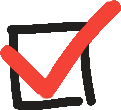
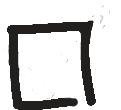
Comparing the layer stacks of the two 121px x 110px images. Changes:
hid "Layer 1" over <box>0,0,121,99</box>
painted on "n" over <box>64,97,83,108</box>
